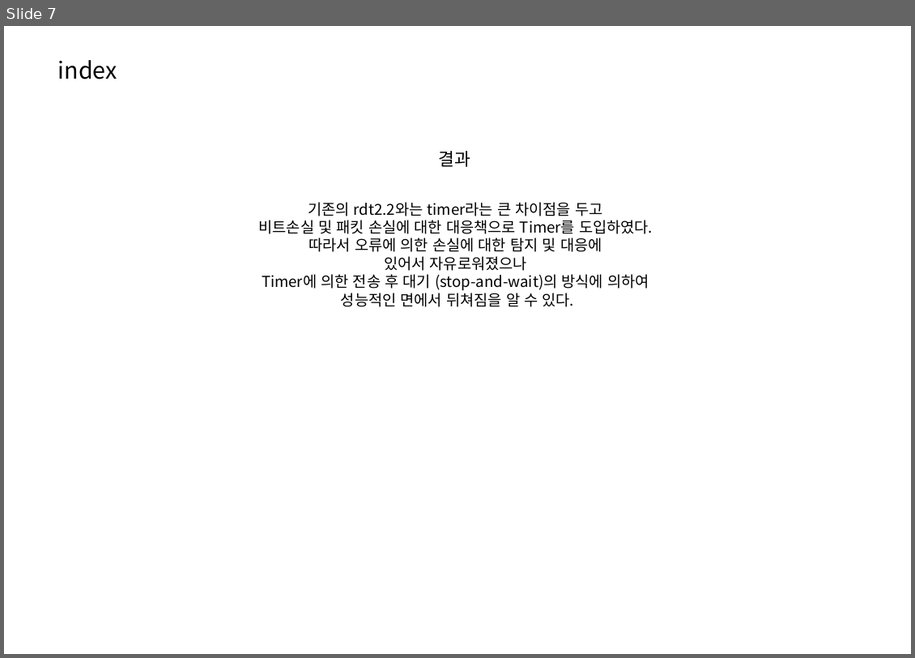
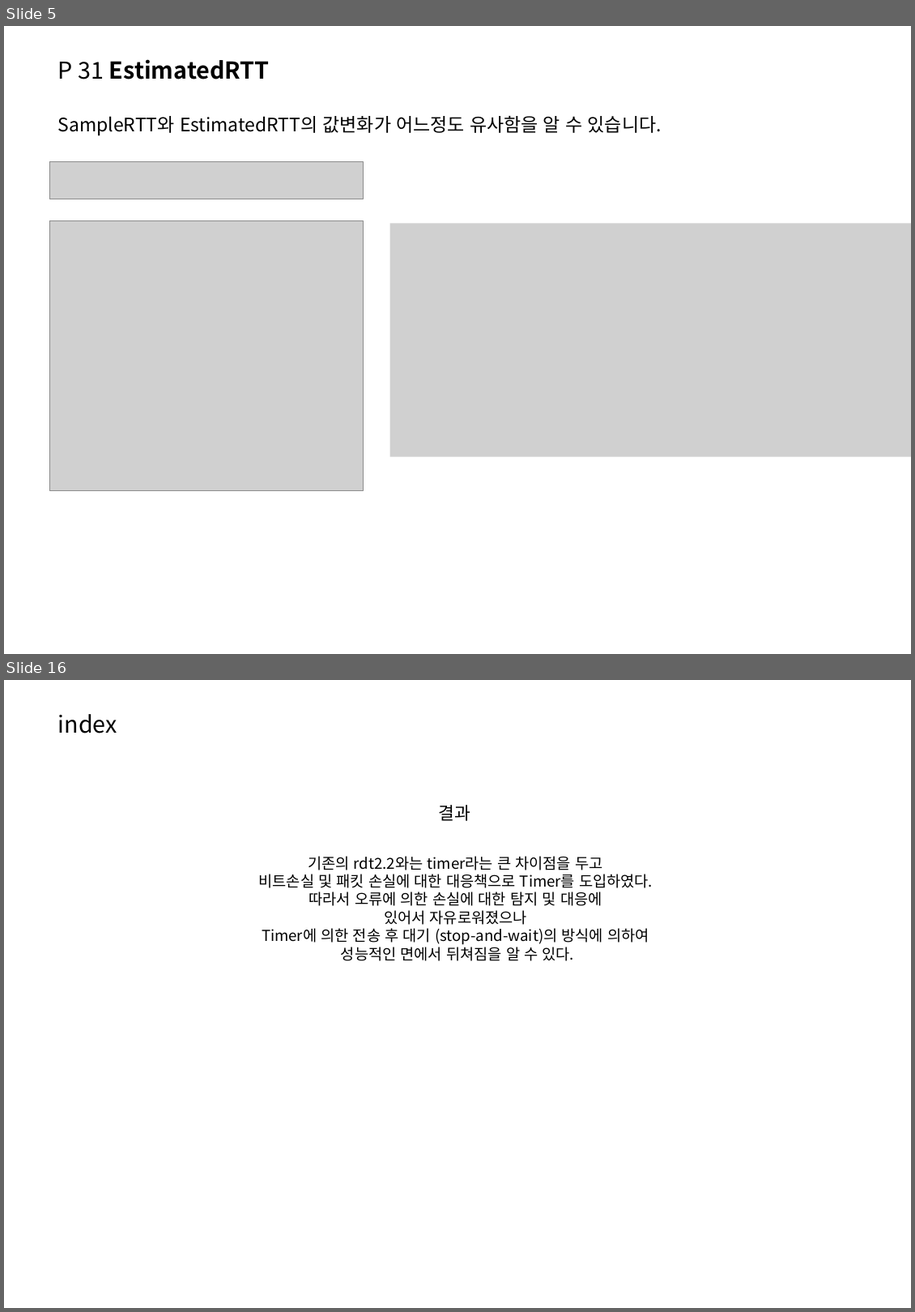
Before and after one commit to ingkoon/2020-s, a slide deck: ComputerNetwork/exc10/20151167 이인재 컴퓨터네트워크 연습문제(P 31, P 27).pptx. Shown one above the other, each under a label of ours: slide 7 before the commit, slides 5 and 16 after it; the slides between them are not shown. The pictures are 915x658 and 915x1312 pixels, drawn with LibreOffice and Linux fonts; fonts in the diff are those of the drawing; grey boxes stand for pictures; background and template pictures are left out. Boxes give left, top, right and bottom in pixels: in the first picture for what was removed or moved away, otherwise in the second. Text is boxed around its words. In the diff, an @@ line names an element or a change of style, - is before the commit and + after.

```diff
--- a/ComputerNetwork/exc10/20151167 이인재 컴퓨터네트워크 연습문제(P 31, P 27).pptx
+++ b/ComputerNetwork/exc10/20151167 이인재 컴퓨터네트워크 연습문제(P 31, P 27).pptx
@@ slide 5 added at <box>4,26,911,654</box>, background picture (left out) @@
@@ text added at <box>58,59,270,79</box>, 20 pt, text #000000, bold @@
+P 31 EstimatedRTT
@@ text added at <box>58,116,662,136</box>, 16 pt, text #000000 @@
+SampleRTT와 EstimatedRTT의 값변화가 어느정도 유사함을 알 수 있습니다.
@@ picture added at <box>49,162,363,199</box> @@
@@ picture added at <box>49,221,363,491</box> @@
@@ picture added at <box>390,224,911,458</box> @@
@@ what was slide 7 is now slide 16 @@
```
Also in this commit, not shown: 4 slides changed, 10 other slides added, 2 slides removed, 1 other file.
